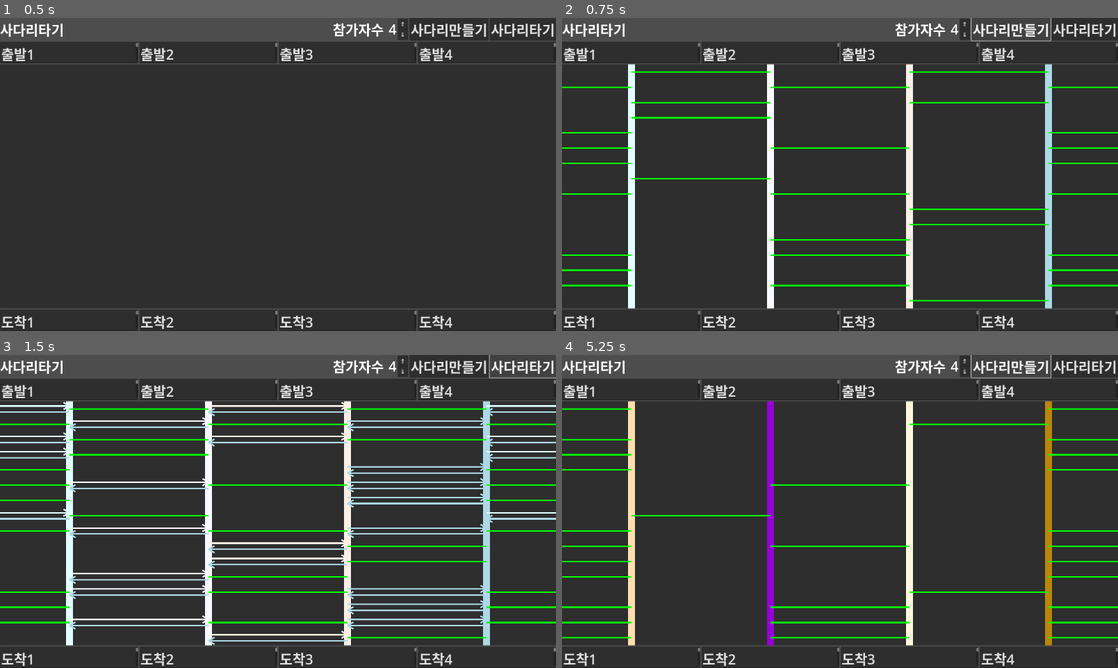
Above: before the commit, frames 1-4 (two rows, left to right).
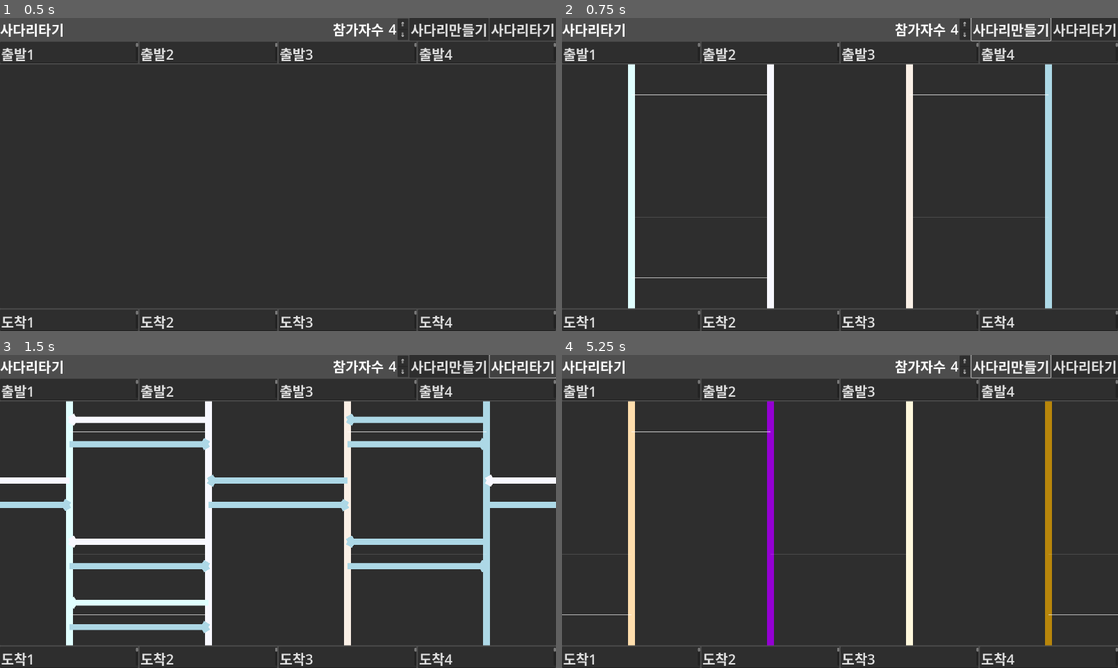
Above: after the commit, the same moments.

Repository: kasworld/gd4laddergame
Game: Godot game, scene res://사다리타기.tscn
The game is run twice, just before and just after one commit, with the same random seed, the same clock (stepped at 60 frames per second) and the same inputs.
Inputs:
- Up to frame 1 (0.5 s): no input
- Up to frame 2 (0.75 s): click "사다리만들기" at 0.5 s
- Up to frame 3 (1.5 s): click "사다리타기" at 1.25 s
- Up to frame 4 (5.25 s): click "⇑" at 2 s; click "⇓" at 2.75 s; click "⇑" at 3.5 s; click "⇓" at 4.25 s; click "사다리만들기" at 5 s

Frame 1 is identical in both runs. In frame 2, 3.4% of the frame differs, in the area x 0-100%, y 16-91%; in frame 3, 17%, in the area x 0-100%, y 14-93%; in frame 4, 2.9%.

Commit message:
풀이 작업중

Diff:
--- a/사다리타기.gd
+++ b/사다리타기.gd
@@ -45,11 +45,13 @@
 		for y in 칸수.y:
 			if 사다리만들기자료[현재줄번호][y] == true:
 				# 왼쪽으로 한칸 이동
-				사다리풀이자료[현재줄번호][y][1] = 참가자번호
+				사다리풀이자료[현재줄번호][y][0] = 참가자번호
+				참가자번호 = (참가자번호-1 + 칸수.x) %칸수.x
 				continue
 			if 사다리만들기자료[(현재줄번호+1)%칸수.x][y] == true:
 				# 오른쪽으로 한칸 이동
-				사다리풀이자료[현재줄번호][y][0] = 참가자번호
+				사다리풀이자료[현재줄번호][y][1] = 참가자번호
+				참가자번호 = (참가자번호+1) % 칸수.x
 				continue
 
 func _ready() -> void:
@@ -95,8 +97,8 @@
 		for x in 칸수.x+1:
 			if 사다리만들기자료[x%칸수.x][y]:
 				var 가로줄 = Line2D.new()
-				가로줄.default_color = Color.GREEN
-				가로줄.width = 간격.y/10
+				가로줄.default_color = Color.WHITE
+				가로줄.width = 1 #간격.y/10
 				가로줄.points = [가로줄위치(x,y), 가로줄위치(x+1,y)]
 				사다리문제.add_child(가로줄)
 
@@ -122,21 +124,21 @@
 			#세로줄.init_2_point(세로줄위치(x,y), 세로줄위치(x,y+1)-shift, 참가자색[참가번호], 간격.x/10/10, 0.3)
 			#사다리풀이.add_child(세로줄)
 
-			참가번호 = 사다리풀이자료[x%칸수.x][y][0]
+			참가번호 = 사다리풀이자료[x%칸수.x][y][0] # 왼쪽
 			var 가로줄 = 화살표.instantiate()
-			가로줄.init_2_point(가로줄위치(x,y)-shift, 가로줄위치(x+1,y)-shift, 참가자색[참가번호], 간격.y/10, 0.05)
+			가로줄.init_2_point(가로줄위치(x+1,y)-shift, 가로줄위치(x,y)-shift, 참가자색[참가번호], 간격.y/10, 0.05)
 			사다리풀이.add_child(가로줄)
 
-			참가번호 = 사다리풀이자료[x%칸수.x][y][1]
+			참가번호 = 사다리풀이자료[x%칸수.x][y][1] # 오른쪽
 			가로줄 = 화살표.instantiate()
-			가로줄.init_2_point(가로줄위치(x+1,y)+shift, 가로줄위치(x,y)+shift, 참가자색[참가번호], 간격.y/10, 0.05)
+			가로줄.init_2_point(가로줄위치(x,y)+shift, 가로줄위치(x+1,y)+shift, 참가자색[참가번호], 간격.y/10, 0.05)
 			사다리풀이.add_child(가로줄)
 
 	#사다리문제.visible = false
 	사다리풀이.visible = true
 
 func 사다리칸수() -> Vector2i:
-	return Vector2i(참가자수.get_value(), 참가자수.get_value() *4)
+	return Vector2i(참가자수.get_value(), 참가자수.get_value() )
 
 func 사다리간격() -> Vector2:
 	var 칸수 = 사다리칸수()
